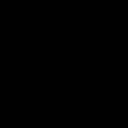
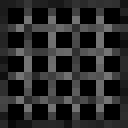
Revision of a layered 128x128 image; what changed, layer by layer:
added layer "metalgrate copy 2" above "metalgrate" over [0, 0, 128, 128]
